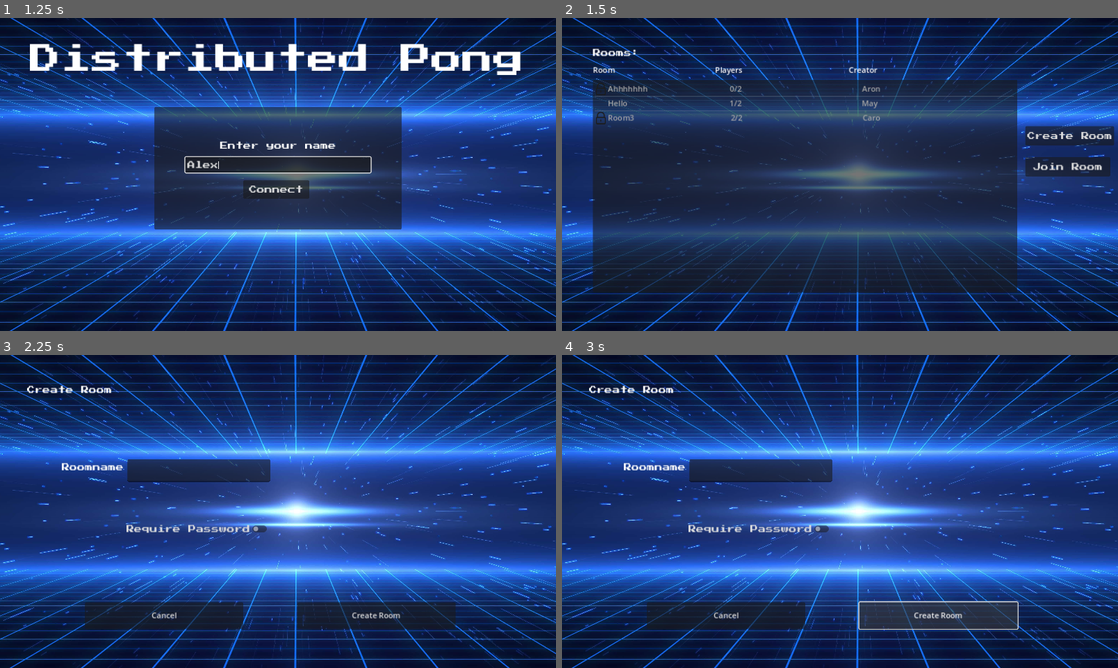
Above: before the commit, frames 1-4 (two rows, left to right).
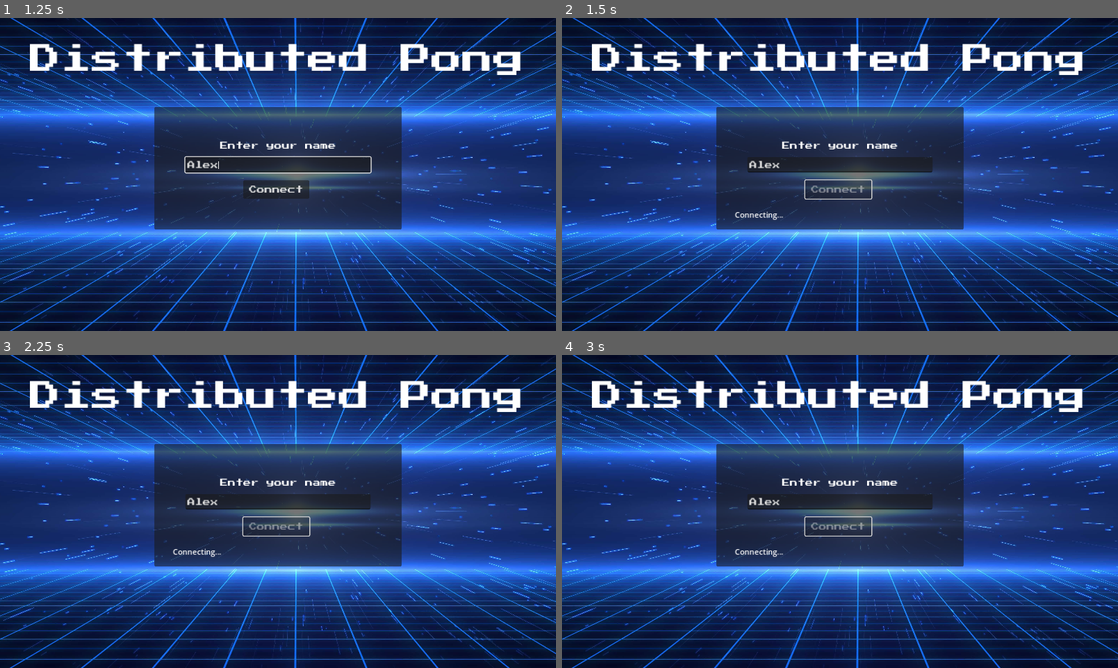
Above: after the commit, the same moments.

Repository: Maytastico/trash-pong
Game: Godot game, scene res://lobby.tscn
The game is run twice, just before and just after one commit, with the same random seed, the same clock (stepped at 60 frames per second) and the same inputs.
Inputs (mouse positions are in pixels of both pictures, inside the frame that each line leads up to):
- Up to frame 1 (1.25 s): click (278, 165) at 0.52 s; type "Alex" at 0.6 s
- Up to frame 2 (1.5 s): click "Connect" at 1.25 s
- Up to frame 3 (2.25 s): click (505, 473) at 2 s, where only the run before the commit has a clickable "Create Room"
- Up to frame 4 (3 s): click (940, 614) at 2.75 s, where only the run before the commit has a clickable "Create Room"

Frame 1 is identical in both runs. In frame 2, 42% of the frame differs, in the area x 5-100%, y 8-88%; in frame 3, 24%; in frame 4, 24%.

Commit message:
#43-Kommunikation-mit-server-anhängen

Diff:
--- a/game/lobby.tscn
+++ b/game/lobby.tscn
@@ -18,6 +18,9 @@
 grow_vertical = 2
 size_flags_horizontal = 2
 size_flags_vertical = 2
+
+[node name="Ping" type="HTTPRequest" parent="."]
+unique_name_in_owner = true
 
 [node name="Background" type="TextureRect" parent="."]
 layout_mode = 0
@@ -123,4 +126,5 @@
 size_flags_vertical = 0
 horizontal_alignment = 1
 
+[connection signal="request_completed" from="Ping" to="LobbyPanel" method="_on_ping_request_completed"]
 [connection signal="pressed" from="LobbyPanel/HostButton" to="LobbyPanel" method="_on_host_pressed"]
--- a/game/logic/lobby.gd
+++ b/game/logic/lobby.gd
@@ -11,6 +11,7 @@
 @onready var status_ok = $StatusOk
 @onready var status_fail = $StatusFail
 
+@onready var pingRequest = %Ping
 
 
 var peer = null
@@ -97,10 +98,17 @@
 
 	_set_status("Connecting...", true)
 	host_button.set_disabled(true)
-	var raumliste = load("res://raumliste.tscn").instantiate()
+	var err = pingRequest.request("backend:3000/ping")
+	if err != OK:
+		print("Failed to send request: ", err)
 
-	get_tree().get_root().add_child(raumliste)
-	hide()
+
+	#var raumliste = load("res://raumliste.tscn").instantiate()
+	#get_tree().get_root().add_child(raumliste)
+	#hide()
+
+
+
 	#peer = ENetMultiplayerPeer.new()
 	#var err = peer.create_server(DEFAULT_PORT, 1) # Maximum of 1 peer, since it's a 2-player game.
 	#if err != OK:
@@ -131,3 +139,16 @@
 #	multiplayer.set_multiplayer_peer(peer)
 
 #	_set_status("Connecting...", true)
+
+
+
+
+
+
+
+func _on_ping_request_completed(result, response_code, headers, body):
+	if response_code == 200:
+		print("API is online")
+		# Hier dein Code, der ausgeführt wird, wenn die API online ist
+	else:
+		print("API is offline or request failed with code: ", response_code)
Not shown, removed: game/export/index.apple-touch-icon.png.import
Not shown, removed: game/export/index.icon.png.import
Not shown, removed: game/export/index.png.import
Not shown, changed: game/export/index.html
Not shown, changed: game/export/index.pck
